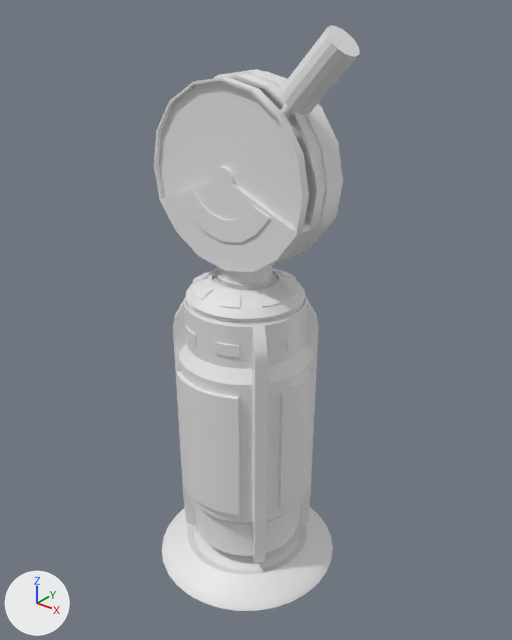
One commit to the FBX model Assets/Models/Telegraph/Source/Telegraph.fbx: the scene before it, then after it.
Both versions are drawn from a 50 mm camera at (1.093, -1.322, 1.633) aimed at (-0.005, 0.05, 0.783). Every picture has the same lights, and +X, +Y and +Z are marked at lower left. The older version comes first. Where no turn or scale is listed for an object, it has been applied to the vertices.

The older version as bpy lines, for what is in view:
```python
me_cylinder_016 = bpy.data.meshes.new('Cylinder.016')
me_cylinder_016.from_pydata(...)  # 66 vertices, 80 faces; spans x 0.0..0.312, y -0.041..0.041, z 0.0..0.337
me_cylinder_016.materials.append(mat_material_005)  # its picture is missing
me_cylinder_017 = bpy.data.meshes.new('Cylinder.017')
me_cylinder_017.from_pydata(...)  # 1808 vertices, 1792 faces; spans x -0.269..0.269, y -0.269..0.269, z 0.0..1.436
me_cylinder_017.materials.append(mat_material_005)  # its picture is missing
ob_telegraphbase = bpy.data.objects.new('TelegraphBase', me_cylinder_017)
ob_telegraphbase.location = (0.0, 0.0, 0.0)
ob_telegraphhandle = bpy.data.objects.new('TelegraphHandle', me_cylinder_016)
ob_telegraphhandle.location = (0.007, -0.041, 1.208)
```
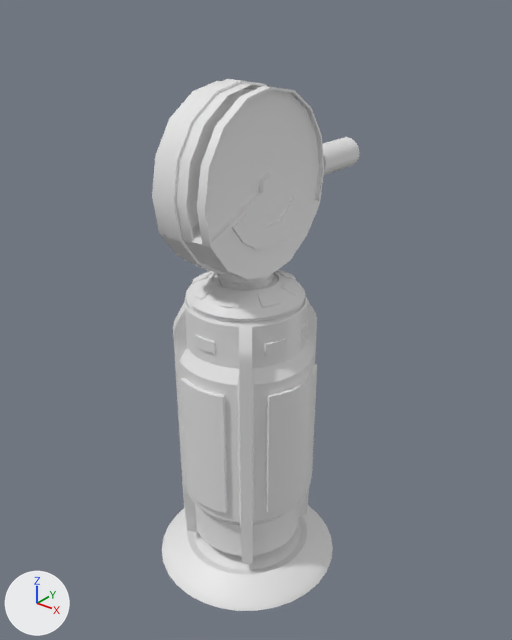
The newer file is also turned or shifted as a whole; pictures and numbers use the older file's frame.

The edits, one by one:
me_cylinder_017 is used by ob_telegraphbase; location (0.0, 0.0, 0.0).
me_cylinder_017 had 1808 vertices, 1792 faces and spanned x -0.269..0.269, y -0.269..0.269, z 0.0..1.436.
me_cylinder_017 now has 1808 vertices, 1792 faces and spans x -0.269..0.269, y -0.269..0.269, z 0.0..1.416.
me_cylinder_017 part 1: the loose piece of 1449 vertices spanning x -0.269..0.269, y -0.269..0.269, z 0.0..0.984 is turned 90 degrees about the z axis through its middle.
me_cylinder_017 part 2: 359 of 1808 vertices moved; they spanned x -0.239..0.237, y -0.086..0.082, z 0.964..1.436 and now span x -0.084..0.084, y -0.239..0.238, z 0.944..1.416; mean shift (0.02, 0.021, -0.02); largest move (0.23, 0.082, 1.199) -> (-0.084, 0.231, 1.179).
me_cylinder_016 is used by ob_telegraphhandle; location (0.007, -0.041, 1.208).
me_cylinder_016 had 66 vertices, 80 faces and spanned x 0.0..0.312, y -0.041..0.041, z 0.0..0.337.
me_cylinder_016 now has 66 vertices, 80 faces and spans x -0.009..0.072, y 0.04..0.446, z -0.061..0.02.
me_cylinder_016 part 3: the whole mesh is multiplied about its middle by the matrix ((0.716, -0.263, -0.646), (0.669, -0.001, 0.743), (-0.196, -0.965, 0.175)), then moved by (-0.123, 0.257, -0.189).

Where the change shows, as pixel boxes [x1, y1, x2, y2] in the pictures (512 x 640 px; the box of a moved part takes in the faces that stretch with it):
'TelegraphBase', reshaped: before [154, 69, 343, 611]; after [152, 79, 333, 611]
'TelegraphHandle', reshaped: before [280, 25, 360, 119]; after [323, 137, 359, 175]
part 1 of me_cylinder_017, moved or reshaped: before [162, 265, 333, 611]; after [162, 270, 333, 611]
part 2 of me_cylinder_017, moved or reshaped: before [154, 69, 343, 273]; after [152, 79, 324, 280]
